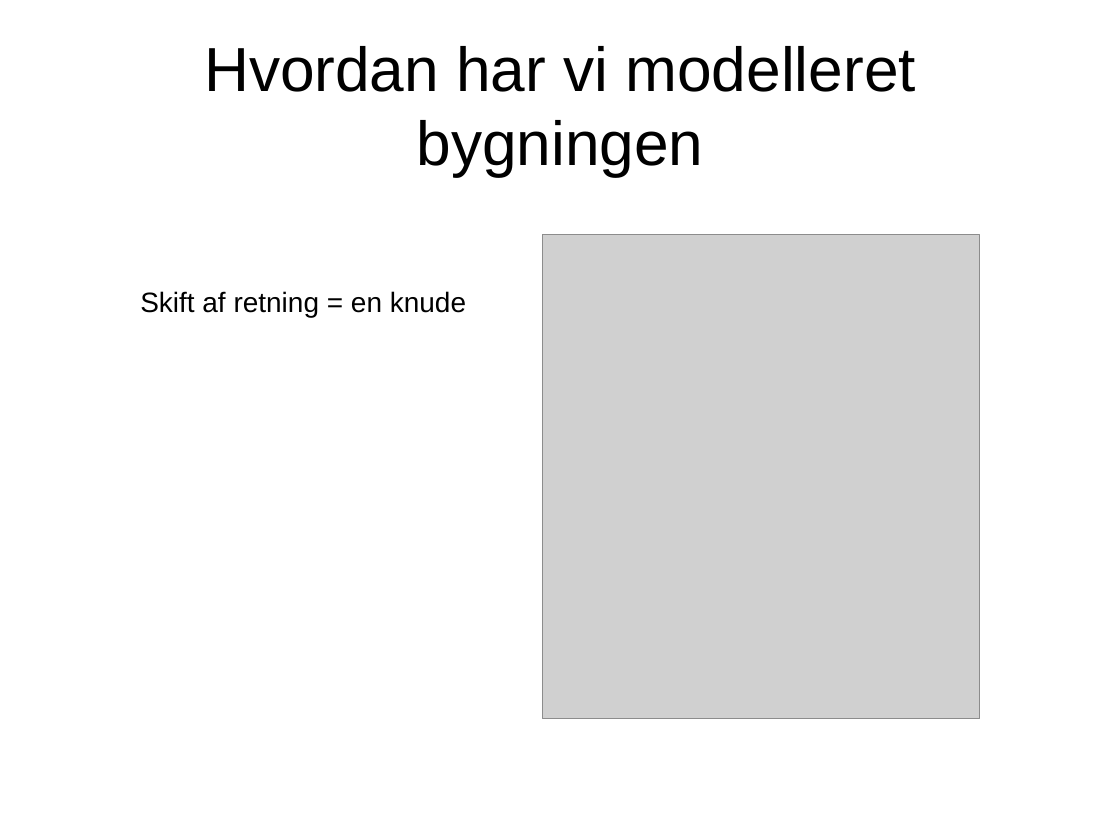
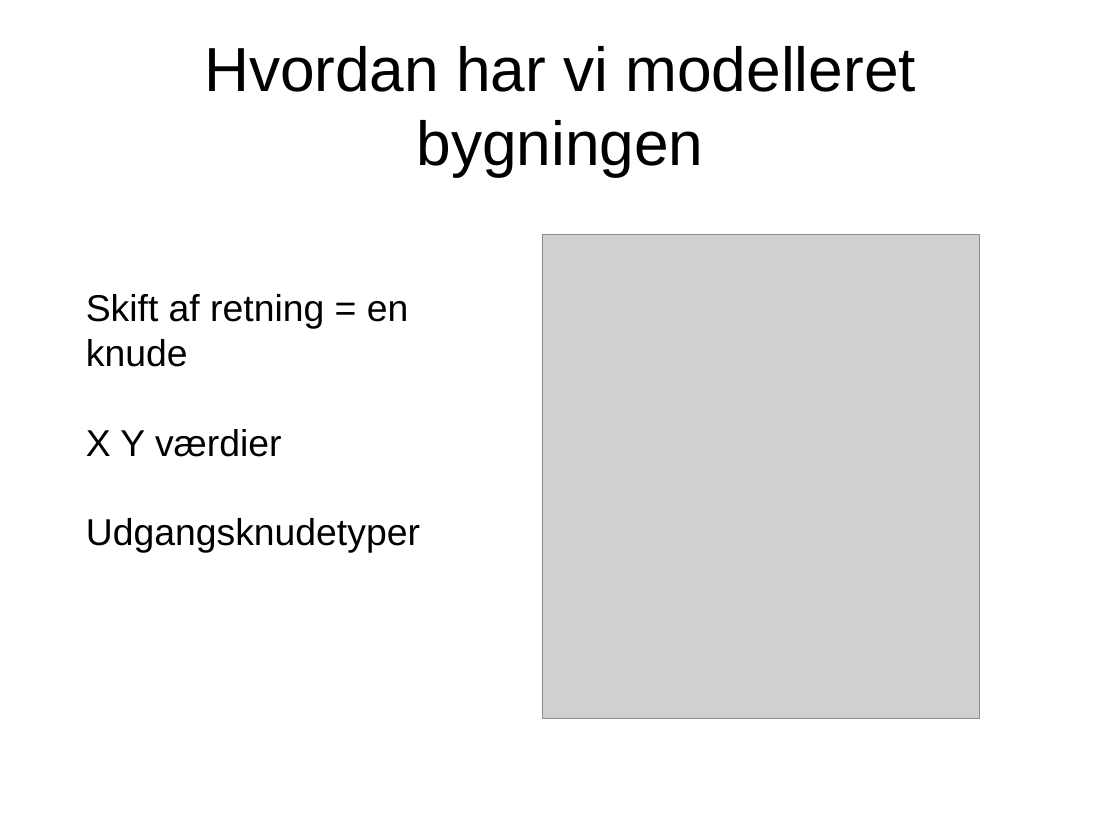
Before and after one commit to zanderdk/P1, a slide deck: slide 5 of FLAWLESS-Algorithme.ppt (slide 2 before the commit). Drawn at 1120x840 pixels with LibreOffice and Linux fonts; fonts in the diff are those of the drawing; grey boxes stand for pictures. Boxes give left, top, right and bottom in pixels: in the first picture for what was removed or moved away, otherwise in the second. Text is boxed around its words. In the diff, an @@ line names an element or a change of style, - is before the commit and + after.

```diff
--- a/FLAWLESS-Algorithme.ppt
+++ b/FLAWLESS-Algorithme.ppt
@@ text "Skift af retning = en ...": place and size @@
-text "Skift af retning = en ..." at [140,291,466,317]
+text "Skift af retning = en ..." at [86,294,420,553]
@@ text at [86,294,409,367]: size 18 to 24 pt in "Skift af retning = en knude" @@
@@ text at [86,429,420,553]: paragraphs added @@
+X Y værdier
+Udgangsknudetyper
```
Also in this commit, not shown: 5 slides added, 3 slides removed.
